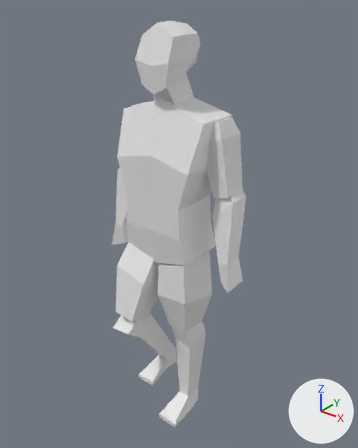
Two versions of the glTF model Import/Mine.glb, one commit apart.
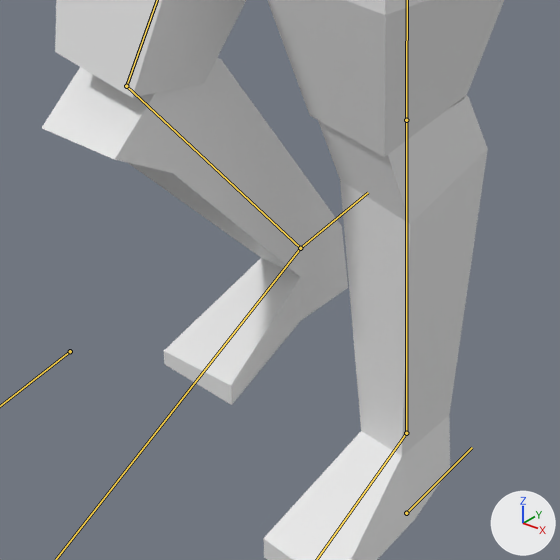
Old and new are each drawn whole from a 50 mm camera at (1.281, -1.538, 1.992) aimed at (0.024, 0.032, 1.018) and again close up on the part from 29% to 62% of the width and 67% to 93% of the height. Arrows for +X, +Y and +Z are at lower right; the lights stay in place. Both versions are drawn at frame 1 of the action 'Walk_Loop'; the numbers are the values there. The bones that bend it are drawn over the model as lines in the close-ups.
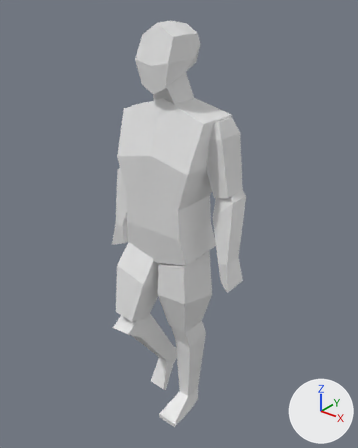
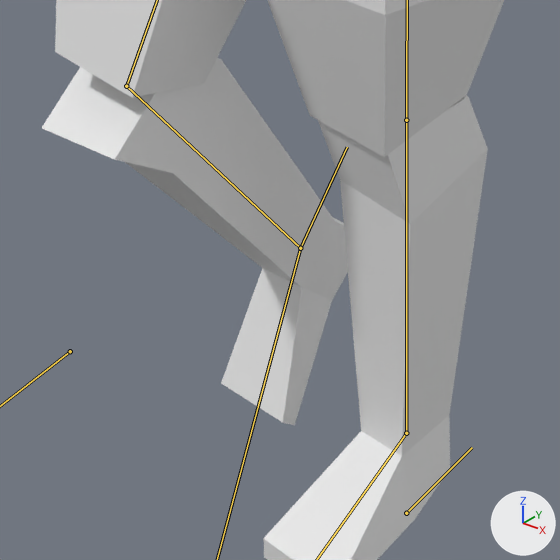
Location of each change, (x1, y1, x2, y2) in pixels of the close-ups (560 x 560 px):
'Cube', posed: (42, 0, 504, 560) in both

The change in detail:
Bone 'Foot.R' (bone_foot_r) turns from (30, -1, -5) to (-17, -1, -6) degrees about its own x, y and z.
